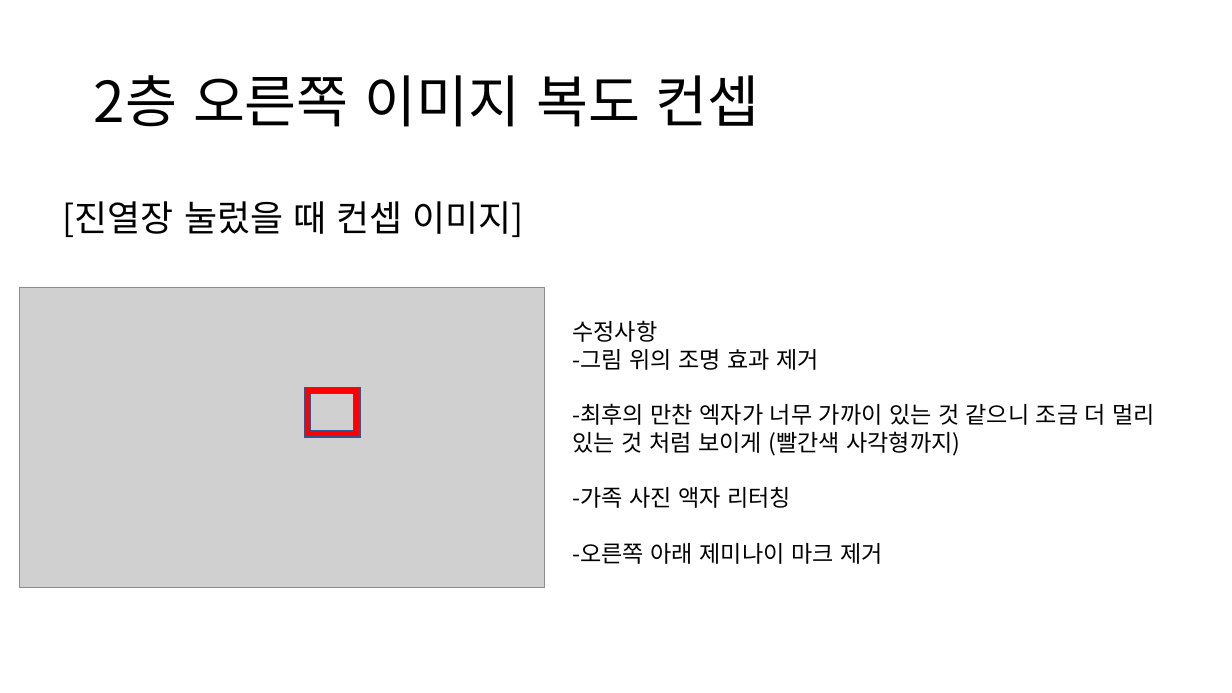
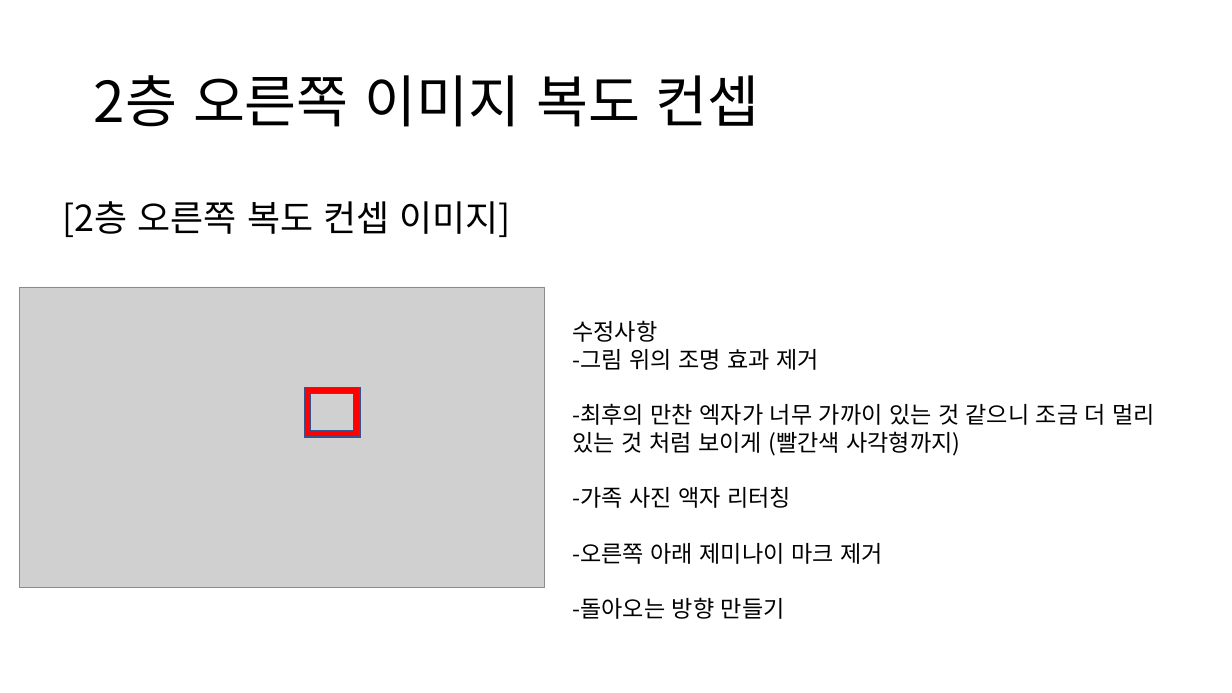
Before and after one commit to KuroAru/newCapstone, a slide deck: slide 10 of 기획서/2층 복도 기획.pptx. Drawn at 1232x693 pixels with LibreOffice and Linux fonts; fonts in the diff are those of the drawing; grey boxes stand for pictures. Boxes give left, top, right and bottom in pixels: in the first picture for what was removed or moved away, otherwise in the second. Text is boxed around its words. In the diff, an @@ line names an element or a change of style, - is before the commit and + after.

Commit message:
2층 복도 기획 변경

```diff
--- a/기획서/2층 복도 기획.pptx
+++ b/기획서/2층 복도 기획.pptx
@@ text at [63, 201, 510, 237]: text changed @@
-[진열장 눌렀을 때 컨셉 이미지]
+[2층 오른쪽 복도 컨셉 이미지]
@@ text at [572, 597, 785, 619]: paragraph added @@
+-돌아오는 방향 만들기
```
Also in this commit, not shown: 1 other slide changed.
